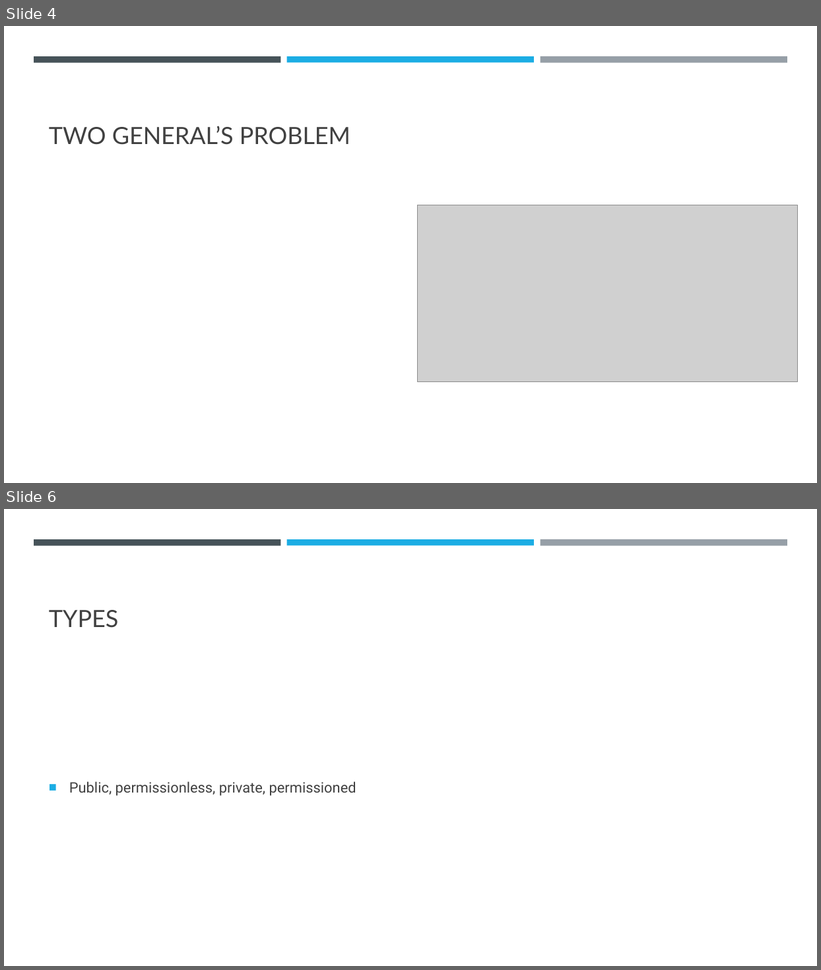
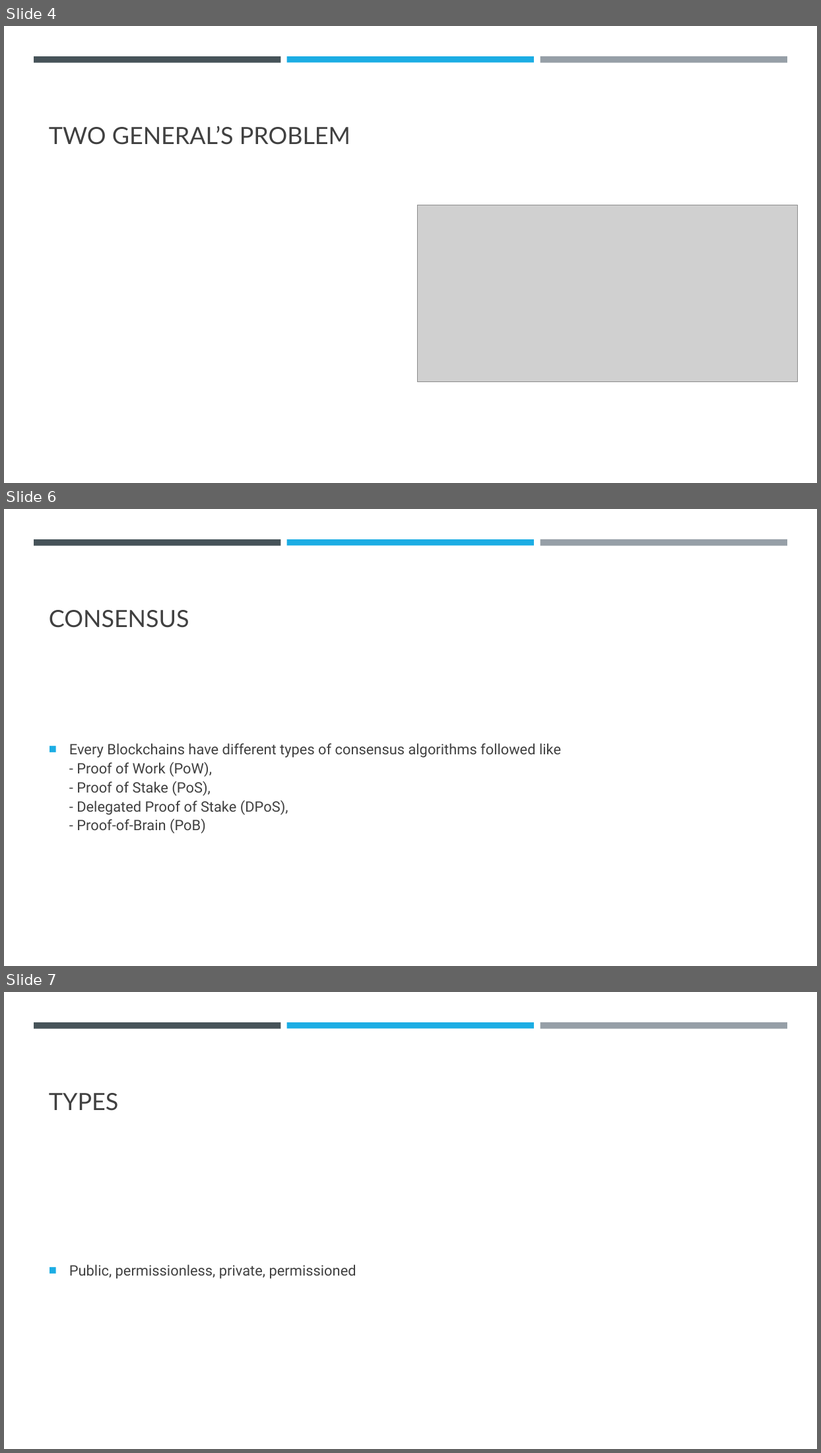
Before and after one commit to abhi3700/My_Learning_Blockchain, a slide deck: PPT.pptx. Shown one above the other, each under a label of ours: slides 4 and 6 before the commit, slides 4, 6 and 7 after it; the slides between them are not shown. The pictures are 821x970 and 821x1453 pixels, drawn with LibreOffice and Linux fonts; fonts in the diff are those of the drawing; grey boxes stand for pictures. Boxes give left, top, right and bottom in pixels: in the first picture for what was removed or moved away, otherwise in the second. Text is boxed around its words. In the diff, an @@ line names an element or a change of style, - is before the commit and + after.

```diff
--- a/PPT.pptx
+++ b/PPT.pptx
@@ slide 6 added at (x1=4, y1=509, x2=817, y2=966), background #FFFFFF; not listed: 3 template elements that a slide beside it also shows @@
@@ title added at (x1=49, y1=610, x2=189, y2=628), 28 pt, text #404040 @@
+CONSENSUS
@@ text added at (x1=69, y1=743, x2=561, y2=834), 17 pt, text #404040 @@
+■ Every Blockchains have different types of consensus algorithms followed like
+  - Proof of Work (PoW),
+  - Proof of Stake (PoS),
+  - Delegated Proof of Stake (DPoS),
+  - Proof-of-Brain (PoB)
@@ what was slide 6 is now slide 7 @@
```
Also in this commit, not shown: 1 slide changed.
